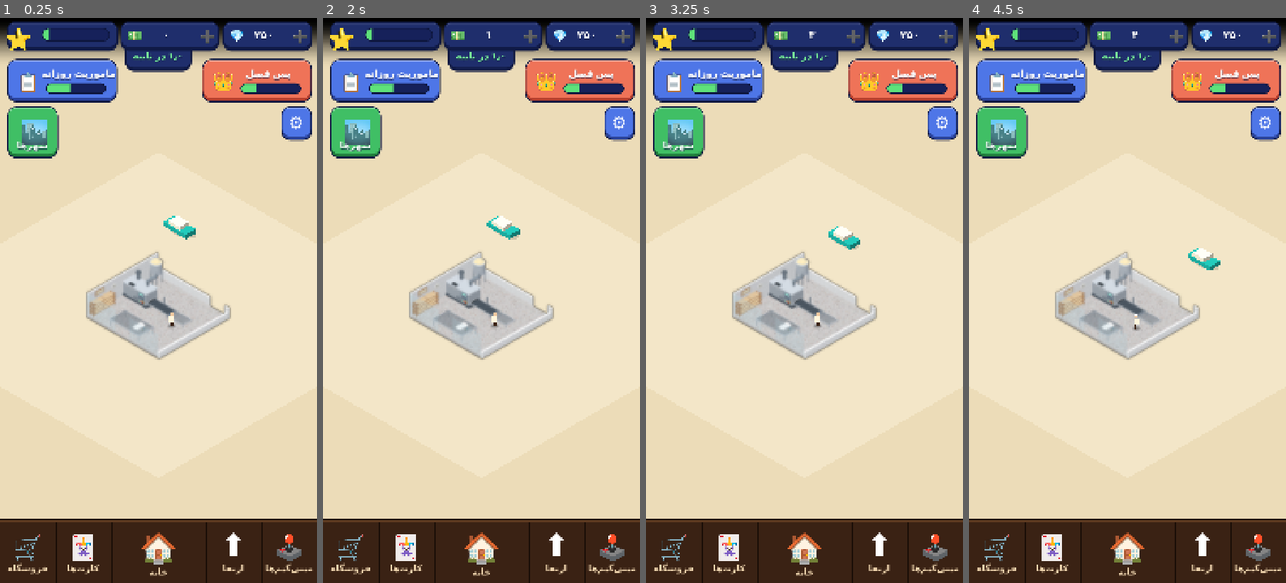
Above: before the commit, frames 1-4 (left to right).
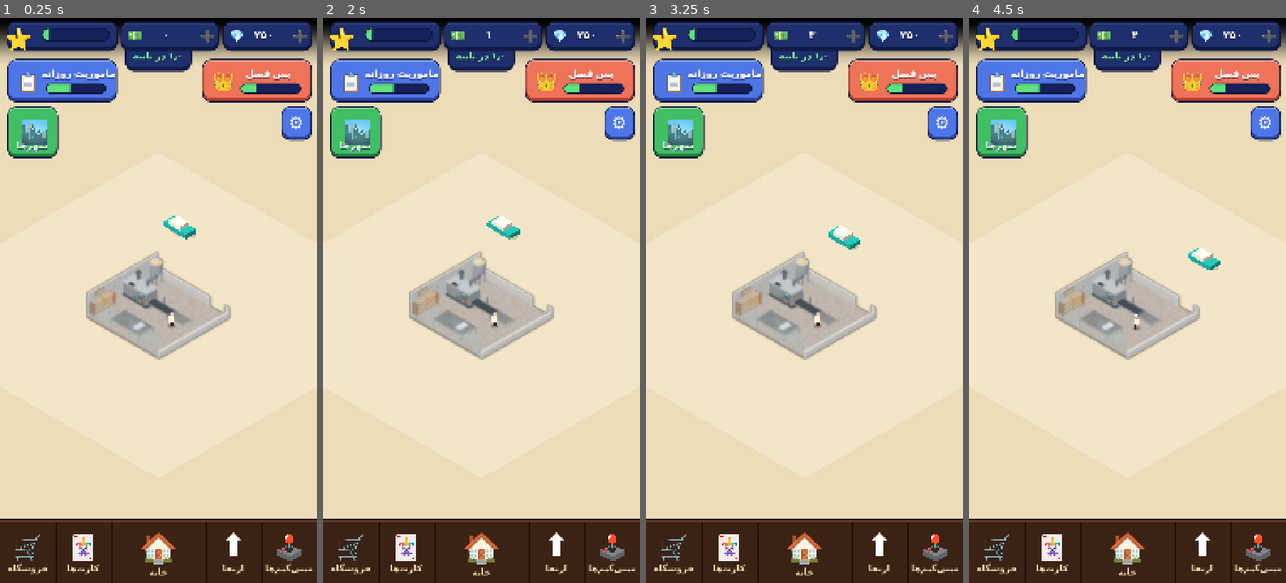
Above: after the commit, the same moments.

Repository: themahdipixl-dev/Noonvaei-godot
Game: Godot game, scene res://scenes/main.tscn
Two runs of this game, one before a commit and one after it. Both use one fixed random seed, a clock stepped at 60 frames per second and the inputs below.
Inputs (mouse positions are in pixels of both pictures, inside the frame that each line leads up to):
- Up to frame 1 (0.25 s): no input
- Up to frame 2 (2 s): click (529, 34) at 0.52 s; click (624, 34) at 1.27 s
- Up to frame 3 (3.25 s): click (902, 80) at 2.02 s; click (943, 125) at 2.77 s
- Up to frame 4 (4.5 s): click (1032, 80) at 3.52 s; click (1000, 131) at 4.27 s

The runs differ from the first frame. In frame 1, 1.6% of the frame differs, in the area x 29-71%, y 45-60%; in frame 2, 1.6%; in frame 3, 1.6%; in frame 4, 1.6%.

Commit message:
ShopFront3D: use ShopLighting (Compatibility), warmer floor base, no shadow casting for tiny chips, bump BAKE_VERSION to 4

Diff:
--- a/scripts/world/shop_front_3d.gd
+++ b/scripts/world/shop_front_3d.gd
@@ -16,14 +16,16 @@
 ## اگر رندر روی دستگاه ناموفق باشد (تصویر خالی)، یک‌بار با کیفیت کمتر (بدون MSAA و نصف اندازه) دوباره تلاش می‌کند
 ## و در هر حال پیام وضعیت/خطا را با سیگنال status می‌دهد (Bakery آن را روی نقشه نشان می‌دهد).
 ##
-## نور: دقیقاً همان تنظیمات اصلی (نسخه‌ی Forward+) است. هیچ سایه‌ی فیک/AO تقلبی در کار نیست.
-## نکته: SSAO و light_angular_distance فقط در Forward+/Mobile اثر دارند؛ در gl_compatibility نادیده گرفته می‌شوند.
+## نور (نسخه‌ی Compatibility): همه‌ی تنظیمات نور و محیط در shop_lighting.gd (ShopLighting) است.
+## SSAO و light_angular_distance فقط در Forward+/Mobile کار می‌کردند و حذف شده‌اند؛
+## به جایشان نور محیطی کمتر + سایه‌ی نرم PCF استفاده می‌شود تا عمق تصویر قبلی حفظ شود.
+## برای روشن‌تر/تیره‌تر کردن کل صحنه فقط ShopLighting.LIGHT_SCALE را عوض کن.
 
 ## با false کردن، Bakery دوباره مثل قبل فقط از bakery_front.webp (یا placeholder) استفاده می‌کند.
 const ENABLED := true
 
 ## بالا ببرید وقتی کد محیط عوض شد تا تصویر کش‌شده‌ی قبلی استفاده نشود.
-const BAKE_VERSION := 3
+const BAKE_VERSION := 4
 
 ## اندازه‌ی تصویر (مربع). همان محدوده‌ی ۲۰۴۸×۲۰۴۸ مرجع Bakery را پوشش می‌دهد.
 const IMAGE_SIZE := 2048
@@ -38,6 +40,8 @@
 const BREAD := Color("efe2b8")
 const GROUT := Color("8f969b")
 const TILE := Color("eef1f3")
+## رنگ پایه‌ی موزاییک ترازو: خاکستری گرم و روشن (در Compatibility قبلی سرد و سفید‌تر دیده می‌شد).
+const FLOOR_BASE := Color("c9c5c1")
 
 ## وقتی رندر تمام شد، تکسچر نهایی را می‌دهد (همان لحظه هم نود خودش را پاک می‌کند).
 signal baked(texture: Texture2D)
@@ -112,9 +116,8 @@
 	# یک فریم صبر می‌کنیم تا بازی (و پیام وضعیت) نشان داده شود، بعد ساخت محیط
 	await get_tree().process_frame
 
-	# اتلس سایه (۴۰۹۶ به جای ۸۱۹۲ تا روی گوشی حافظه کم نیاید)
-	RenderingServer.directional_shadow_atlas_set_size(4096, true)
-	RenderingServer.directional_soft_shadow_filter_set_quality(RenderingServer.SHADOW_QUALITY_SOFT_HIGH)
+	# اتلس سایه (۴۰۹۶ به جای ۸۱۹۲ تا روی گوشی حافظه کم نیاید) + کیفیت سایه‌ی نرم
+	ShopLighting.configure_shadows()
 
 	_vp = SubViewport.new()
 	_vp.size = Vector2i(IMAGE_SIZE, IMAGE_SIZE)
@@ -422,6 +425,9 @@
 		mat.roughness = 1.0
 		mat.metallic_specular = 0.0
 		mi.material_override = mat
+		# تراشه‌ها و دایره‌ها چند میلی‌متر ضخامت دارند؛ سایه‌اندازی‌شان در Compatibility فقط نویز/acne می‌سازد
+		# (سایه‌ی آن‌ها در تصویر نهایی دیده نمی‌شود). دریافت سایه روی آن‌ها سر جایش می‌ماند.
+		mi.cast_shadow = GeometryInstance3D.SHADOW_CASTING_SETTING_OFF
 		world.add_child(mi)
 	_batches.clear()
 
@@ -429,53 +435,10 @@
 # ============================================================
 # نور و دوربین (ارتوگرافیک، زاویه‌ی ایزومتریک (30,30,30))
 # ============================================================
-# دقیقاً همان تنظیمات اصلی (Forward+). بدون هیچ تغییر یا سایه‌ی فیک.
+# همه‌ی مقدارها در shop_lighting.gd هستند (مخصوص gl_compatibility). این‌جا فقط صدا زده می‌شود.
 
 func _base_soft(cam_size: float, target: Vector3, bg: Color) -> void:
-	var env := Environment.new()
-	env.background_mode = Environment.BG_CLEAR_COLOR
-	env.background_color = bg
-	env.ambient_light_source = Environment.AMBIENT_SOURCE_COLOR
-	env.ambient_light_color = Color("f5f7ff")
-	env.ambient_light_energy = 0.4
-	env.tonemap_mode = Environment.TONE_MAPPER_LINEAR
-	env.tonemap_exposure = 1.0
-	env.ssao_enabled = true
-	env.ssao_radius = 1.2
-	env.ssao_intensity = 1.5
-	var we := WorldEnvironment.new()
-	we.environment = env
-	world.add_child(we)
-
-	var sun := DirectionalLight3D.new()
-	sun.rotation_degrees = Vector3(-58, 25, 0)
-	sun.light_color = Color("fffaf2")
-	sun.light_energy = 0.8
-	sun.light_angular_distance = 2.0
-	sun.shadow_enabled = true
-	sun.directional_shadow_mode = DirectionalLight3D.SHADOW_ORTHOGONAL
-	sun.directional_shadow_max_distance = 80.0
-	sun.shadow_bias = 0.03
-	sun.shadow_normal_bias = 0.3
-	sun.shadow_blur = 8.0
-	sun.shadow_opacity = 0.6
-	world.add_child(sun)
-
-	var fill := DirectionalLight3D.new()
-	fill.rotation_degrees = Vector3(-35, 200, 0)
-	fill.light_color = Color("e6ecff")
-	fill.light_energy = 0.15
-	fill.shadow_enabled = false
-	world.add_child(fill)
-
-	var cam := Camera3D.new()
-	cam.projection = Camera3D.PROJECTION_ORTHOGONAL
-	cam.keep_aspect = Camera3D.KEEP_WIDTH
-	cam.size = cam_size
-	cam.far = 120.0
-	world.add_child(cam)
-	cam.look_at_from_position(target + Vector3(30, 30, 30), target, Vector3.UP)
-	cam.current = true
+	ShopLighting.apply(world, cam_size, target, bg)
 
 
 # ============================================================
@@ -508,9 +471,9 @@
 			box(Vector3(x0 + sx * (i + 0.5), y0 + sy * (j + 0.5), z + 0.012), Vector3(sx - gap, sy - gap, 0.016), TILE)
 
 
-# موزاییک ترازو: زمینه‌ی کرم + تراشه‌های بسیار ریز رنگی
+# موزاییک ترازو: زمینه‌ی خاکستری گرم + تراشه‌های بسیار ریز رنگی
 func terrazzo_tile(cx: float, cz: float, rng: RandomNumberGenerator) -> void:
-	var base := Color("c5c5c5ff")
+	var base := FLOOR_BASE
 	base = base.lightened(rng.randf_range(-0.03, 0.03))
 	box(Vector3(cx, 0.01, cz), Vector3(0.98, 0.02, 0.98), base)
 	var chips := [
@@ -691,7 +654,7 @@
 	_base_soft(CAM_SIZE, Vector3(0, 1.0, 0), Color("e8d9b5"))
 
 	# کف موزاییک ترازو 12 در 12
-	box(Vector3(0, -0.25, 0), Vector3(12, 0.5, 12), Color("c5c5c5ff"))
+	box(Vector3(0, -0.25, 0), Vector3(12, 0.5, 12), FLOOR_BASE)
 	var rng := RandomNumberGenerator.new()
 	rng.seed = 7
 	for i in range(12):
